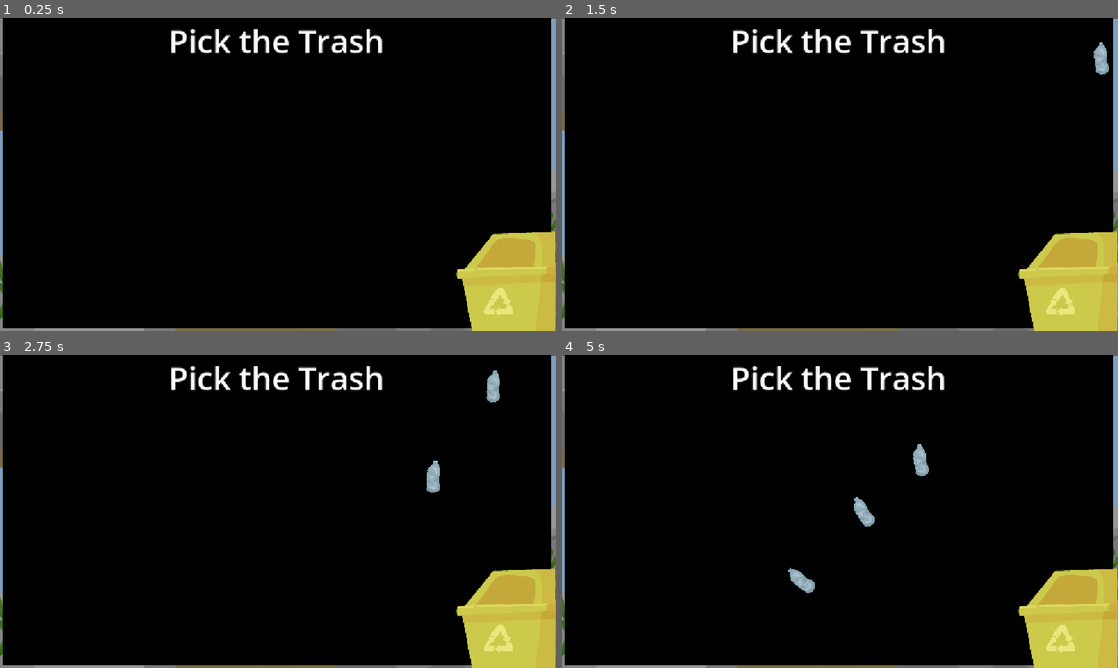
Above: before the commit, frames 1-4 (two rows, left to right).
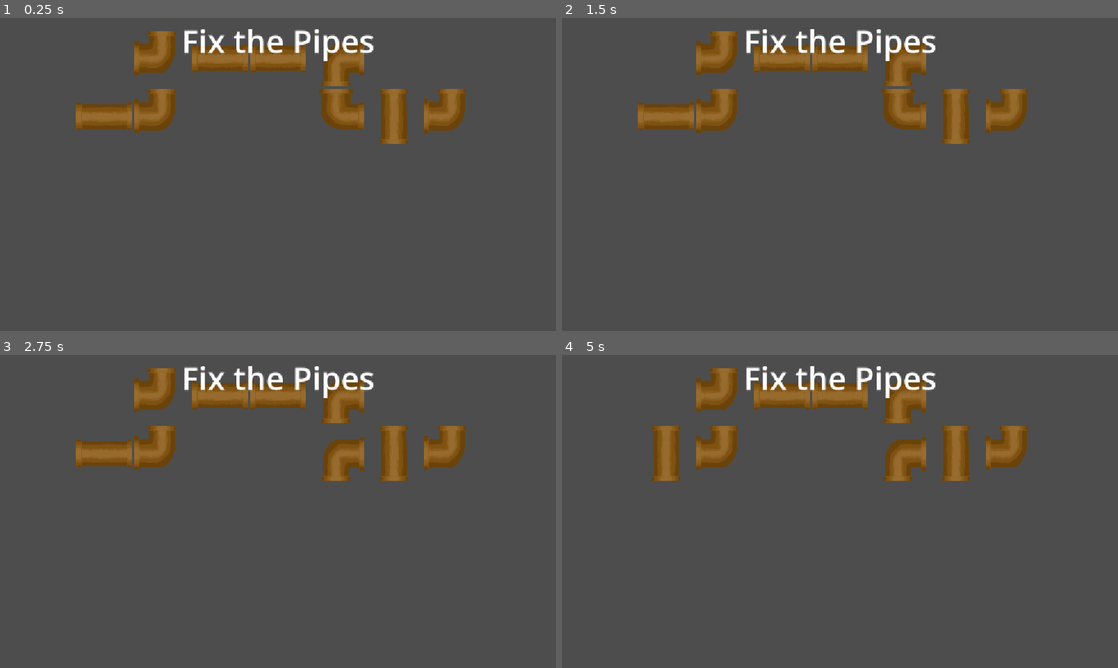
Above: after the commit, the same moments.

Repository: bldng1337/splash
Game: Godot game, scene res://main.tscn
Two runs of this game, one before a commit and one after it. Both use one fixed random seed, a clock stepped at 60 frames per second and the inputs below. Video files are missing from this copy of the repository; at most half a second of black plays in their place.
Inputs (mouse positions are in pixels of both pictures, inside the frame that each line leads up to):
- Up to frame 1 (0.25 s): no input
- Up to frame 2 (1.5 s): tap Enter at 0.5 s; move the mouse to (962, 158) at 0.52 s; click (962, 158) at 0.67 s; move the mouse to (728, 190) at 1.27 s; click (728, 190) at 1.42 s
- Up to frame 3 (2.75 s): move the mouse to (333, 442) at 2.02 s; click (333, 442) at 2.17 s
- Up to frame 4 (5 s): move the mouse to (812, 574) at 2.77 s; click (812, 574) at 2.92 s; move the mouse to (1006, 558) at 3.52 s; click (1006, 558) at 3.67 s; move the mouse to (673, 464) at 4.27 s; click (673, 464) at 4.42 s

The runs differ from the first frame. In frame 1, 100% of the frame differs, in the area x 0-100%, y 0-100%; in frame 2, 100%; in frame 3, 100%; in frame 4, 100%.

Commit message:
First Implementation of pump game

Diff:
--- /dev/null
+++ b/content/W3/L1/main.tscn
@@ -0,0 +1,35 @@
+[gd_scene load_steps=6 format=3 uid="uid://dofhe7nscuyta"]
+
+[ext_resource type="Texture2D" uid="uid://btftk07x85g51" path="res://assets/W3L1/Boiler.png" id="1_upop5"]
+[ext_resource type="Texture2D" uid="uid://bibkcn8gdexq" path="res://assets/W3L1/pumpTop.png" id="2_w23e7"]
+[ext_resource type="Texture2D" uid="uid://ciu5xhfbuo2om" path="res://assets/W3L1/pump_bottom.png" id="3_1b7xb"]
+[ext_resource type="Script" uid="uid://j08mep43l6j0" path="res://content/W3/L1/pump_head.gd" id="3_w23e7"]
+[ext_resource type="Script" uid="uid://bjemd1ljy5ngh" path="res://content/W3/L1/pump.gd" id="4_crvym"]
+
+[node name="Main" type="Node2D"]
+
+[node name="Polygon2D" type="Polygon2D" parent="."]
+position = Vector2(600, 399.1793)
+rotation = 3.1415927
+scale = Vector2(1, 2.5608637)
+color = Color(0.33333334, 0.7176471, 1, 1)
+polygon = PackedVector2Array(-4, -5.9999847, 99, -6, 99, 75.000015, -4, 75)
+
+[node name="Boiler" type="Sprite2D" parent="."]
+position = Vector2(548, 342)
+scale = Vector2(0.25, 0.25)
+texture = ExtResource("1_upop5")
+
+[node name="PumpTop" type="Sprite2D" parent="."]
+position = Vector2(210.00002, 433.00003)
+scale = Vector2(0.2, 0.2)
+texture = ExtResource("2_w23e7")
+script = ExtResource("3_w23e7")
+
+[node name="PumpBottom" type="Sprite2D" parent="." node_paths=PackedStringArray("pump_sprite", "level")]
+position = Vector2(211, 497)
+scale = Vector2(0.2, 0.2)
+texture = ExtResource("3_1b7xb")
+script = ExtResource("4_crvym")
+pump_sprite = NodePath("../PumpTop")
+level = NodePath("../Polygon2D")
--- /dev/null
+++ b/content/W3/L1/pump.gd
@@ -0,0 +1,34 @@
+extends Node2D
+
+@export var pump_sprite: Sprite2D
+@export var level: Polygon2D
+
+var low=315.0
+var high=450.0
+
+var low_level=414.0
+var high_level=399.0
+
+var curr_level=0.0
+var last_pump_pos=0.0
+
+# func pump_up() -> void:
+# 	curr_level+=0.1-curr_level*0.05
+
+func _ready() -> void:
+	manager.register_objective()
+
+func _process(delta: float) -> void:
+	var pump_level=(pump_sprite.position.y-low)/(high-low)
+	var pump_delta=pump_level-last_pump_pos
+	last_pump_pos=pump_level
+	pump_delta=max(pump_delta,0.0)
+	curr_level+=pump_delta*0.1
+	if curr_level>1.0:
+		curr_level=1.0
+		manager.finish_objective()
+	curr_level-=delta*0.01+(curr_level*curr_level)*0.002
+	if(curr_level<0):
+		curr_level=0.0
+	level.scale.y=curr_level*2.5
+	level.position.y=(low_level+(high_level-low_level)*curr_level)
--- /dev/null
+++ b/content/W3/L1/pump_head.gd
@@ -0,0 +1,19 @@
+extends Node2D
+
+var low=315.0
+var high=450.0
+
+var hold=false
+
+func _input(event: InputEvent) -> void:
+	if event is InputEventMouseButton:
+		if event.is_pressed():
+			if global_position.distance_to(event.global_position)<60:
+				hold=true
+		else:
+			hold=false
+
+
+func _process(delta: float) -> void:
+	if hold:
+		global_position.y=clamp(get_global_mouse_position().y,low,high)
--- a/general/GameManager.gd
+++ b/general/GameManager.gd
@@ -5,6 +5,7 @@
 	preload("res://content/W2/L2/main.tscn"),
 	preload("res://content/W2/river/main.tscn"),
 	preload("res://content/W1/L1/main.tscn"),
+	preload("res://content/W3/L1/main.tscn"),
 ]
 
 var current_game: Node
Not shown, added: assets/W1L1/pipe_background.png.import
Not shown, added: assets/W1L1/pipe_endstart.png.import
Not shown, added: assets/W3L1/Boiler.png.import
Not shown, added: assets/W3L1/pumpTop.png.import
Not shown, added: assets/W3L1/pump_bottom.png.import
Not shown, added: content/W3/L1/pump.gd.uid
Not shown, added: content/W3/L1/pump_head.gd.uid
